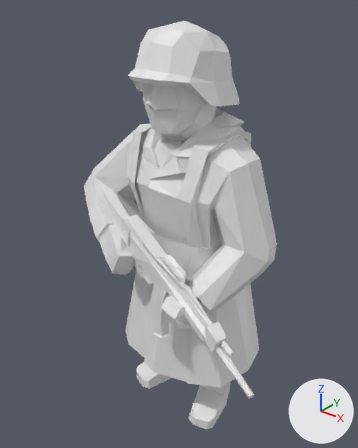
What one commit did to the glTF model web/public/pezzi/bulge_german_airborne_0.glb.
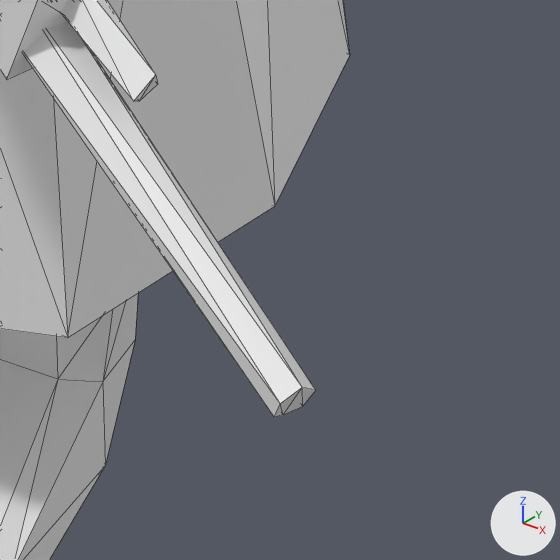
Old and new are each drawn whole from a camera (50 mm lens) standing at (0.208, -0.2681, 0.3463) and looking at (-0.0088, 0.003, 0.1783) and again close up on the part from 59% to 80% of the width and 76% to 93% of the height. Every picture has the same lights, and +X, +Y and +Z are marked at lower right. The older version's two pictures come first. The close-ups show mesh edges as thin lines. Materials are left out; every surface is plain grey. Vertices at exactly the same position are counted once.

In view in the first close-up: 'bulge_german_airborne.glb'.
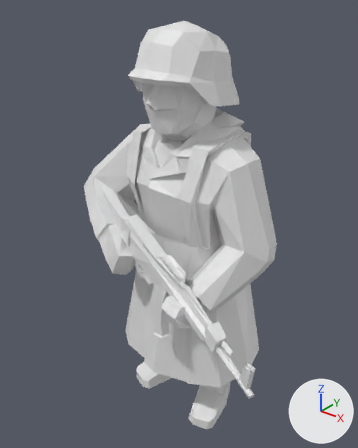
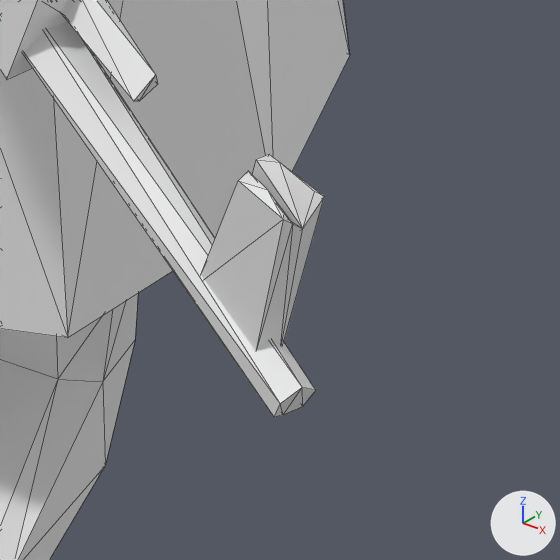
Edits to the bpy script that builds the scene:
```text
Change me_bulge_german_airborne_glb:
    used by ob_bulge_german_airborne_glb; location = (0.0, 0.0, 0.0)
    remove me_bulge_german_airborne_glb.from_pydata(...)  # 712 vertices, 1267 faces; spans x -0.104..0.104, y -0.069..0.069, z 0.0..0.324
    add me_bulge_german_airborne_glb.from_pydata(...)  # 730 vertices, 1299 faces; spans x -0.104..0.104, y -0.069..0.069, z 0.0..0.324
    me_bulge_german_airborne_glb part 1: a new loose piece of 18 vertices spanning x 0.092..0.103, y -0.069..-0.063, z 0.125..0.145
```

Where the change shows, as pixel boxes [x1, y1, x2, y2] in the close-ups (560 x 560 px):
part 1 of me_bulge_german_airborne_glb, added: after [201, 154, 324, 351]
